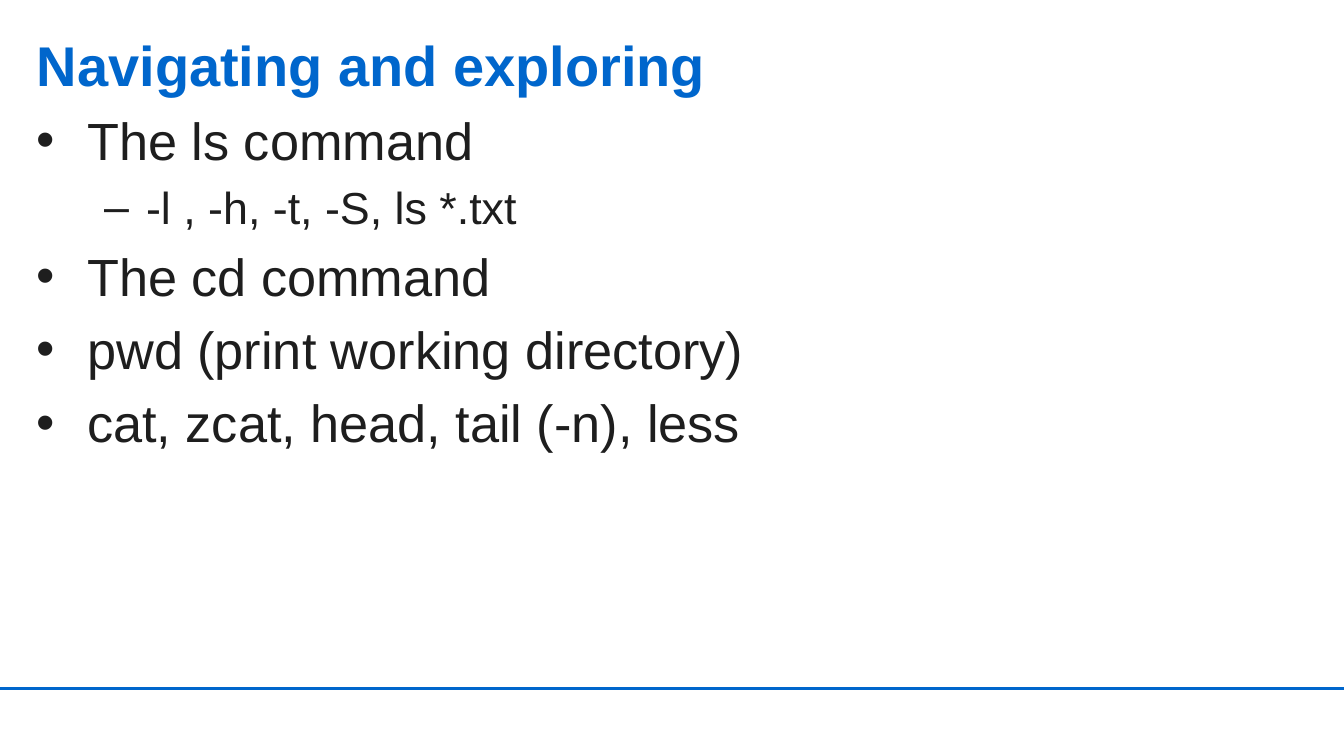
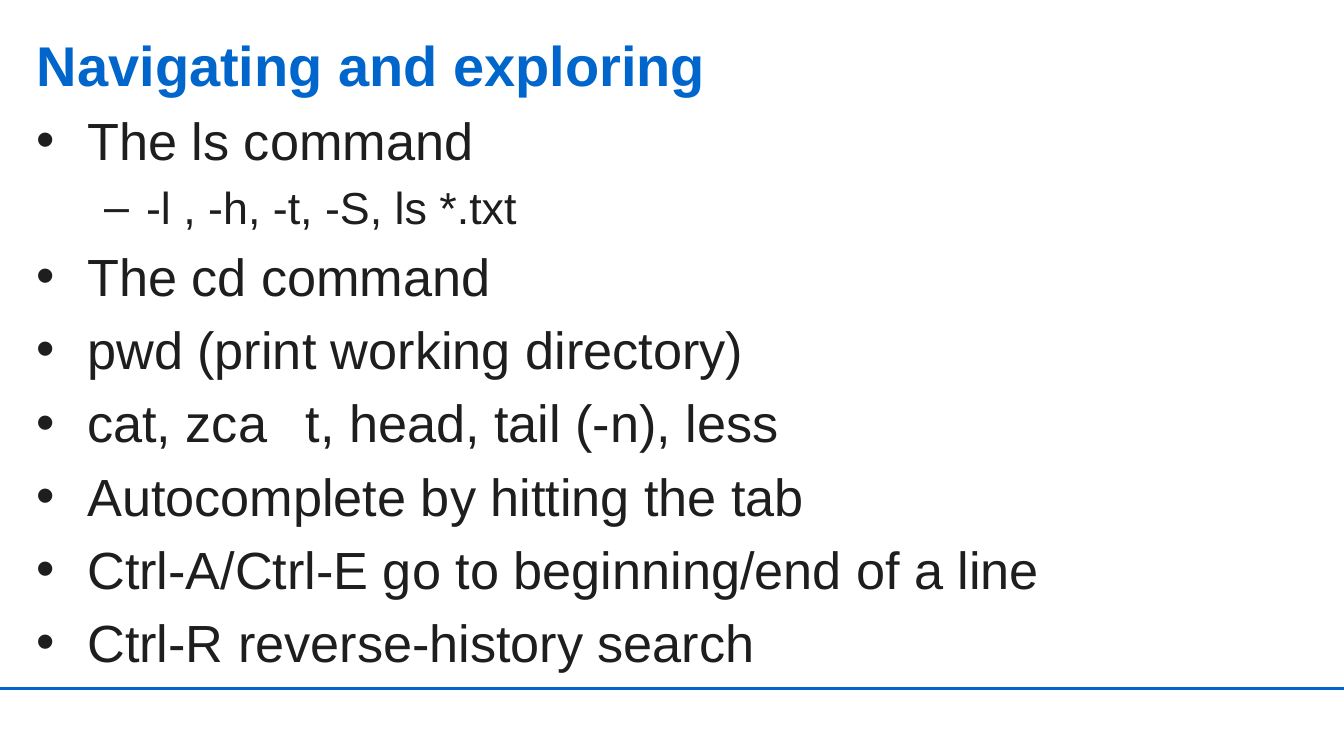
Before and after one commit to UdoGi/KCCR_snakemake_pipeline, a slide deck: slide 7 of slides/ghana_linux_basics.pptx. Drawn at 1344x756 pixels with LibreOffice and Linux fonts; fonts in the diff are those of the drawing; background and template pictures are left out. Boxes give left, top, right and bottom in pixels: in the first picture for what was removed or moved away, otherwise in the second. Text is boxed around its words. In the diff, an @@ line names an element or a change of style, - is before the commit and + after.

```diff
--- a/slides/ghana_linux_basics.pptx
+++ b/slides/ghana_linux_basics.pptx
@@ text at [87, 404, 1039, 672]: text changed @@
-• cat, zcat, head, tail (-n), less
+• cat, zca t, head, tail (-n), less
+• Autocomplete by hitting the tab
+• Ctrl-A/Ctrl-E go to beginning/end of a line
+• Ctrl-R reverse-history search
```
Also in this commit, not shown: 2 other slides changed, 7 slides added.
